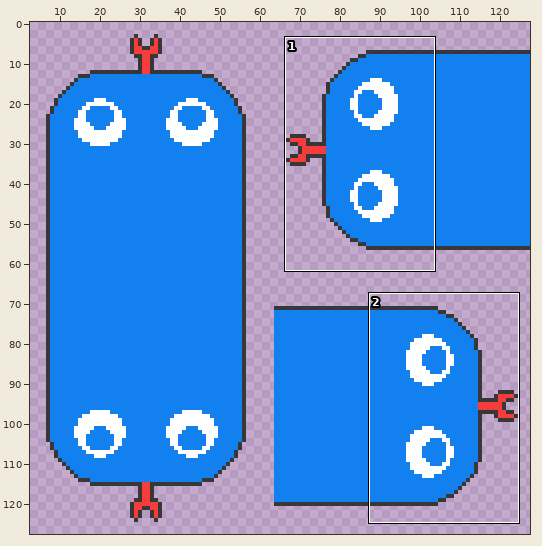
Sprite sheet, stored at Snake/res/headSpriteSheet.png. Above: a wide view before the commit, with the close-up outlined.
Close-up. Before:
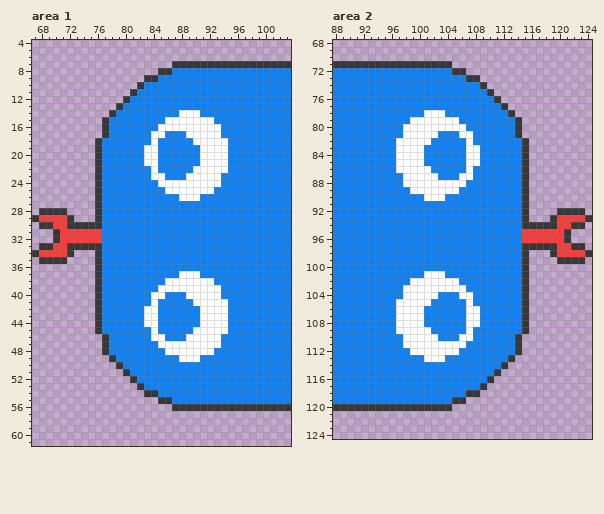
The file is 256x256 pixels, drawn in blocks of 2x2; one block is one cell here. Shown: area 1: x 67..103, y 4..61; area 2: x 88..124, y 68..124. The wide view leaves out empty margins. The commit also changed other parts of the picture, which this record leaves out.
After:
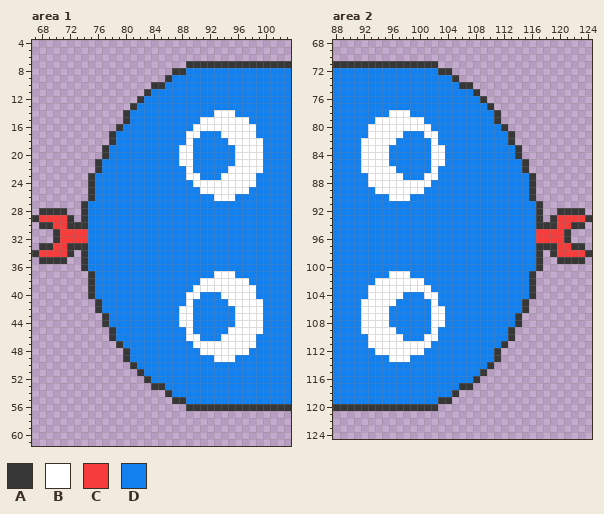
Palette (. is transparent): A #373737  B #ffffff  C #f73c3c  D #1380ef
Difference:
Changed rows in their new state; - is an unchanged pixel.
Area 1:
first column x 74:
 7 -------------..-----------
 8 -----------..AA-----------
 9 ---------...A-------------
10 --------..AA--------------
11 -------..A----------------
12 ------..A-----------------
13 -----..A------------------
14 ----..A-------DDD--BBB----
15 ---...A-----DDDDD--BBBBB--
16 ---..A-----DDDDD----BBBBB-
17 ---.A-----DD-----DDDBBBBB-
18 --..A-----D----BDDDDDBBBBB
19 --.A-----DD---BB-DDDD-BBBB
20 --.A-----DD---BB-DDDD-BBBB
21 ---------DD---BB-DDDD-BBBB
22 ----------D----BDDDDDBBBBB
23 -AD-------DD-----DDDBBBBB-
24 -AD--------DDDDD----BBBBB-
25 -AD---------DDDDD--BBBBB--
26 -AD-----------DDD--BBB----
27 ADD-----------------------
28 ADD-----------------------
29 ADD-----------------------
30 -DD-----------------------
31 -DD-----------------------
32 -DD-----------------------
33 -DD-----------------------
34 ADD-----------------------
35 ADD-----------------------
36 ADD-----------------------
37 -AD-----------DDD--BBB----
38 -AD---------DDDDD--BBBBB--
39 -AD--------DDDDD----BBBBB-
40 -AD-------DD-----DDDBBBBB-
41 ----------D----BDDDDDBBBBB
42 ---------DD---BB-DDDD-BBBB
43 --.A-----DD---BB-DDDD-BBBB
44 --.A-----DD---BB-DDDD-BBBB
45 --..A-----D----BDDDDDBBBBB
46 ---.A-----DD-----DDDBBBBB-
47 ---..A-----DDDDD----BBBBB-
48 ---...A-----DDDDD--BBBBB--
49 ----..A-------DDD--BBB----
50 -----..A------------------
51 ------..A-----------------
52 -------..A----------------
53 --------..AA--------------
54 ---------...A-------------
55 -----------..AA-----------
56 -------------..-----------
Area 2:
first column x 92:
 71 -----------..-------------
 72 -----------AA..-----------
 73 -------------A...---------
 74 --------------AA..--------
 75 ----------------A..-------
 76 -----------------A..------
 77 ------------------A..-----
 78 ----BBB--DDD-------A..----
 79 --BBBBB--DDDDD-----A...---
 80 -BBBBB----DDDDD-----A..---
 81 -BBBBBDDD-----DD-----A.---
 82 BBBBBDDDDDB----D-----A..--
 83 BBBB-DDDD-BB---DD-----A.--
 84 BBBB-DDDD-BB---DD-----A.--
 85 BBBB-DDDD-BB---DD---------
 86 BBBBBDDDDDB----D----------
 87 -BBBBBDDD-----DD-------DA-
 88 -BBBBB----DDDDD--------DA-
 89 --BBBBB--DDDDD---------DA-
 90 ----BBB--DDD-----------DA-
 91 -----------------------DDA
 92 -----------------------DDA
 93 -----------------------DDA
 94 -----------------------DD-
 95 -----------------------DD-
 96 -----------------------DD-
 97 -----------------------DD-
 98 -----------------------DDA
 99 -----------------------DDA
100 -----------------------DDA
101 ----BBB--DDD-----------DA-
102 --BBBBB--DDDDD---------DA-
103 -BBBBB----DDDDD--------DA-
104 -BBBBBDDD-----DD-------DA-
105 BBBBBDDDDDB----D----------
106 BBBB-DDDD-BB---DD---------
107 BBBB-DDDD-BB---DD-----A.--
108 BBBB-DDDD-BB---DD-----A.--
109 BBBBBDDDDDB----D-----A..--
110 -BBBBBDDD-----DD-----A.---
111 -BBBBB----DDDDD-----A..---
112 --BBBBB--DDDDD-----A...---
113 ----BBB--DDD-------A..----
114 ------------------A..-----
115 -----------------A..------
116 ----------------A..-------
117 --------------AA..--------
118 -------------A...---------
119 -----------AA..-----------
120 -----------..-------------
Boxes around the changes in both close-ups, in picture pixels (x1, y1, x2, y2):
changed: (81, 61, 263, 411)
changed: (361, 61, 543, 411)
